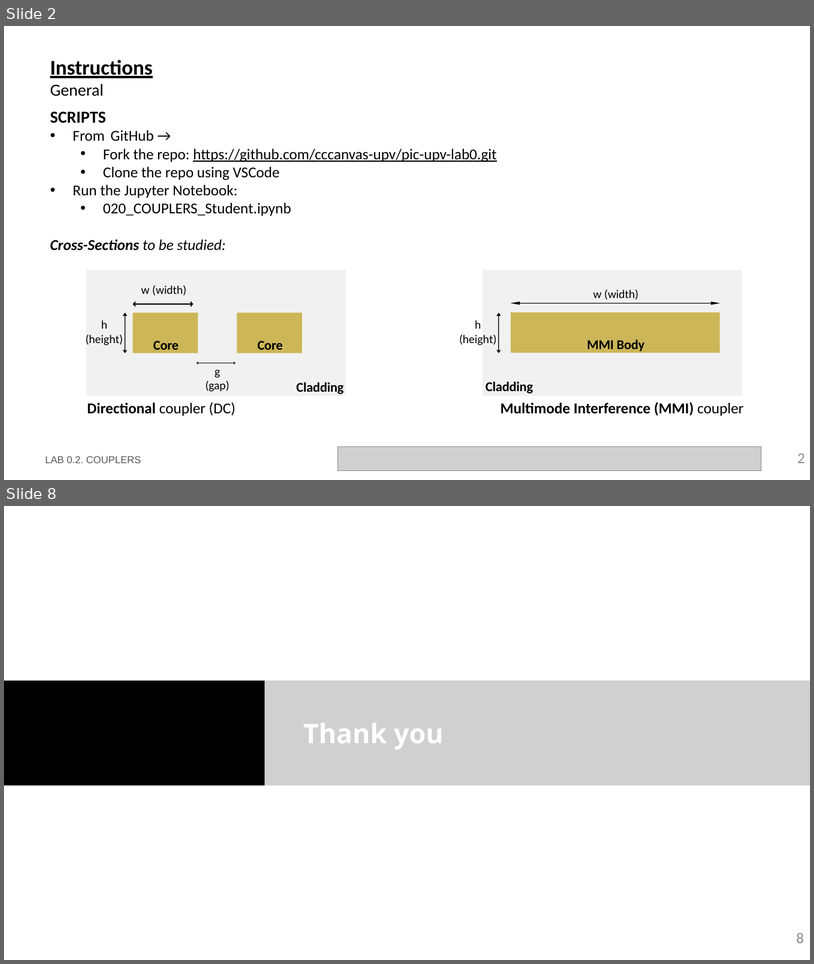
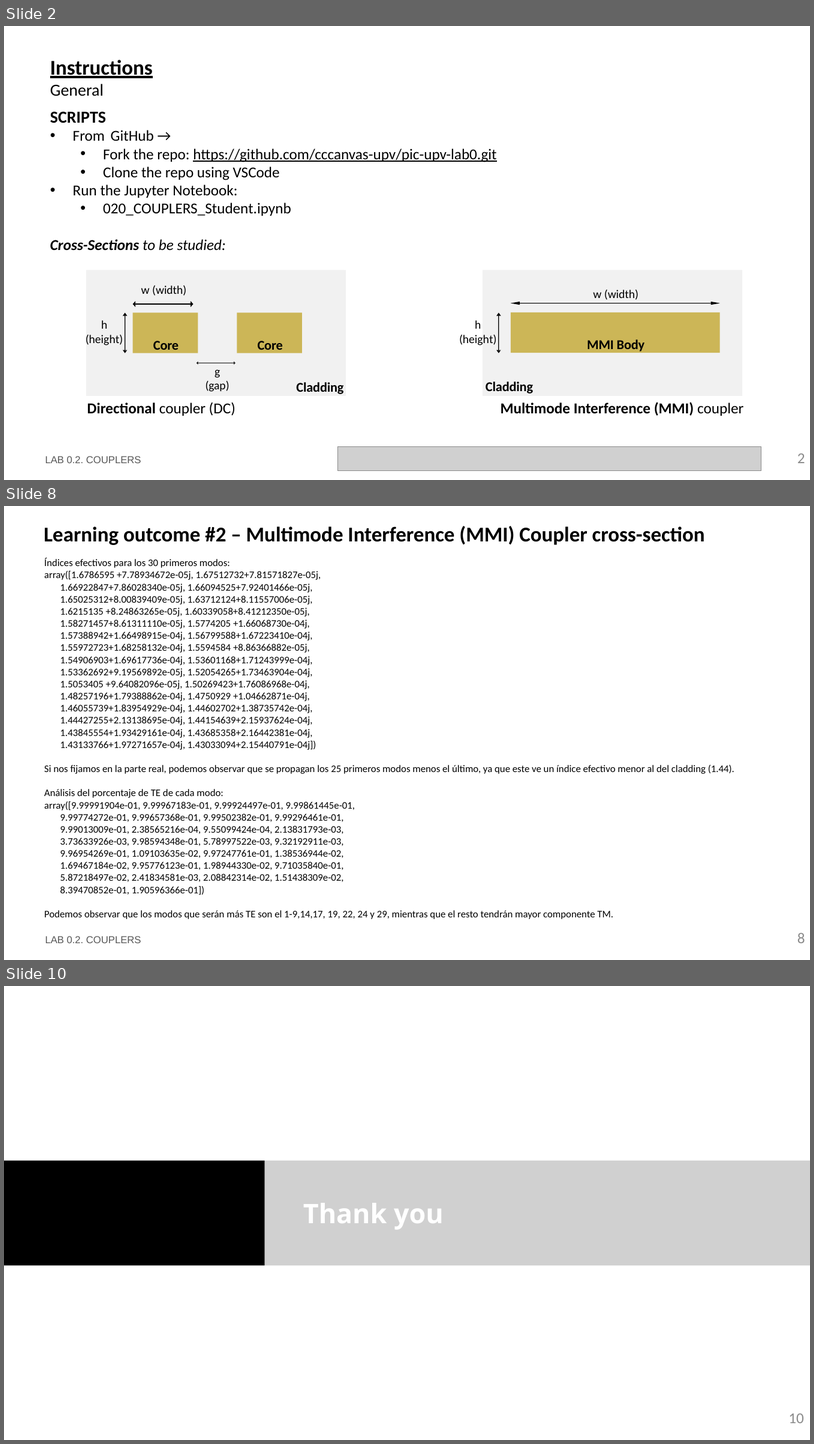
Before and after one commit to snacmuo/pic-upv-lab0, a slide deck: LabBook_020.pptx. Shown one above the other, each under a label of ours: slides 2 and 8 before the commit, slides 2, 8 and 10 after it; the slides between them are not shown. The pictures are 814x964 and 814x1444 pixels, drawn with LibreOffice and Linux fonts; fonts in the diff are those of the drawing; grey boxes stand for pictures; background and template pictures are left out. Boxes give left, top, right and bottom in pixels: in the first picture for what was removed or moved away, otherwise in the second. Text is boxed around its words. In the diff, an @@ line names an element or a change of style, - is before the commit and + after.

```diff
--- a/LabBook_020.pptx
+++ b/LabBook_020.pptx
@@ slide 8 added at box(4, 506, 810, 960), background #FFFFFF @@
@@ title added at box(44, 526, 705, 545), 25 pt, text #000000, bold @@
+Learning outcome #2 – Multimode Interference (MMI) Coupler cross-section
@@ text added at box(44, 558, 735, 919), 12 pt, text #000000 @@
+Índices efectivos para los 30 primeros modos:
+array([1.6786595 +7.78934672e-05j, 1.67512732+7.81571827e-05j,
+1.66922847+7.86028340e-05j, 1.66094525+7.92401466e-05j,
+1.65025312+8.00839409e-05j, 1.63712124+8.11557006e-05j,
+1.6215135 +8.24863265e-05j, 1.60339058+8.41212350e-05j,
+1.58271457+8.61311110e-05j, 1.5774205 +1.66068730e-04j,
+1.57388942+1.66498915e-04j, 1.56799588+1.67223410e-04j,
+1.55972723+1.68258132e-04j, 1.5594584 +8.86366882e-05j,
+1.54906903+1.69617736e-04j, 1.53601168+1.71243999e-04j,
+1.53362692+9.19569892e-05j, 1.52054265+1.73463904e-04j,
+1.5053405 +9.64082096e-05j, 1.50269423+1.76086968e-04j,
+1.48257196+1.79388862e-04j, 1.4750929 +1.04662871e-04j,
+1.46055739+1.83954929e-04j, 1.44602702+1.38735742e-04j,
+1.44427255+2.13138695e-04j, 1.44154639+2.15937624e-04j,
+1.43845554+1.93429161e-04j, 1.43685358+2.16442381e-04j,
+1.43133766+1.97271657e-04j, 1.43033094+2.15440791e-04j])
+Si nos fijamos en la parte real, podemos observar que se propagan los 25 primeros modos menos el último, ya que este ve un índice efectivo menor al del cladding (1.44).
+Análisis del porcentaje de TE de cada modo:
+array([9.99991904e-01, 9.99967183e-01, 9.99924497e-01, 9.99861445e-01,
+9.99774272e-01, 9.99657368e-01, 9.99502382e-01, 9.99296461e-01,
+9.99013009e-01, 2.38565216e-04, 9.55099424e-04, 2.13831793e-03,
+3.73633926e-03, 9.98594348e-01, 5.78997522e-03, 9.32192911e-03,
+9.96954269e-01, 1.09103635e-02, 9.97247761e-01, 1.38536944e-02,
+1.69467184e-02, 9.95776123e-01, 1.98944330e-02, 9.71035840e-01,
+5.87218497e-02, 2.41834581e-03, 2.08842314e-02, 1.51438309e-02,
+8.39470852e-01, 1.90596366e-01])
+Podemos observar que los modos que serán más TE son el 1-9,14,17, 19, 22, 24 y 29, mientras que el resto tendrán mayor componente TM.
@@ text added at box(45, 936, 141, 943), 12 pt, text #585858 @@
+LAB 0.2. COUPLERS
@@ page number added at box(798, 933, 806, 943), 18 pt, text #8C8C8C @@
+8
@@ what was slide 8 is now slide 10 @@
@@ page number at box(789, 1413, 804, 1423): text changed @@
-8
+10
```
Also in this commit, not shown: 6 slides changed, 1 other slide added, 3 other files.
